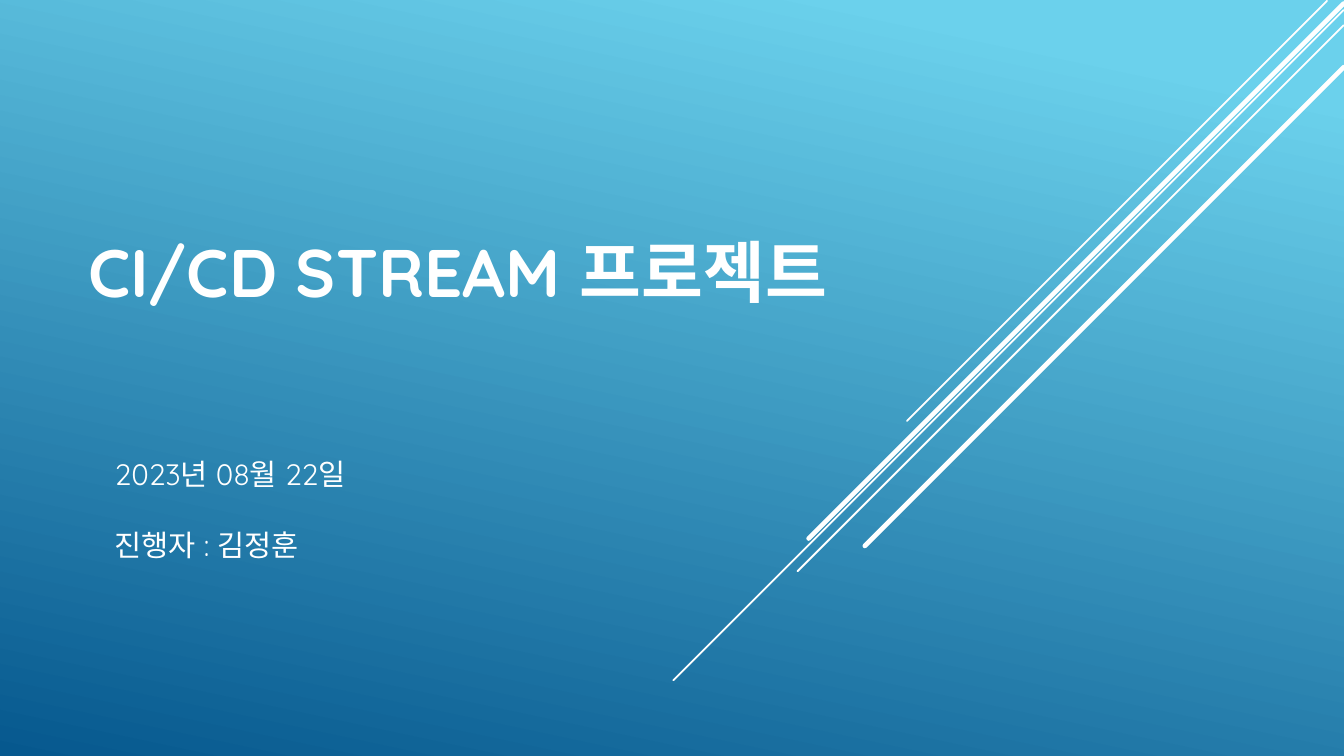
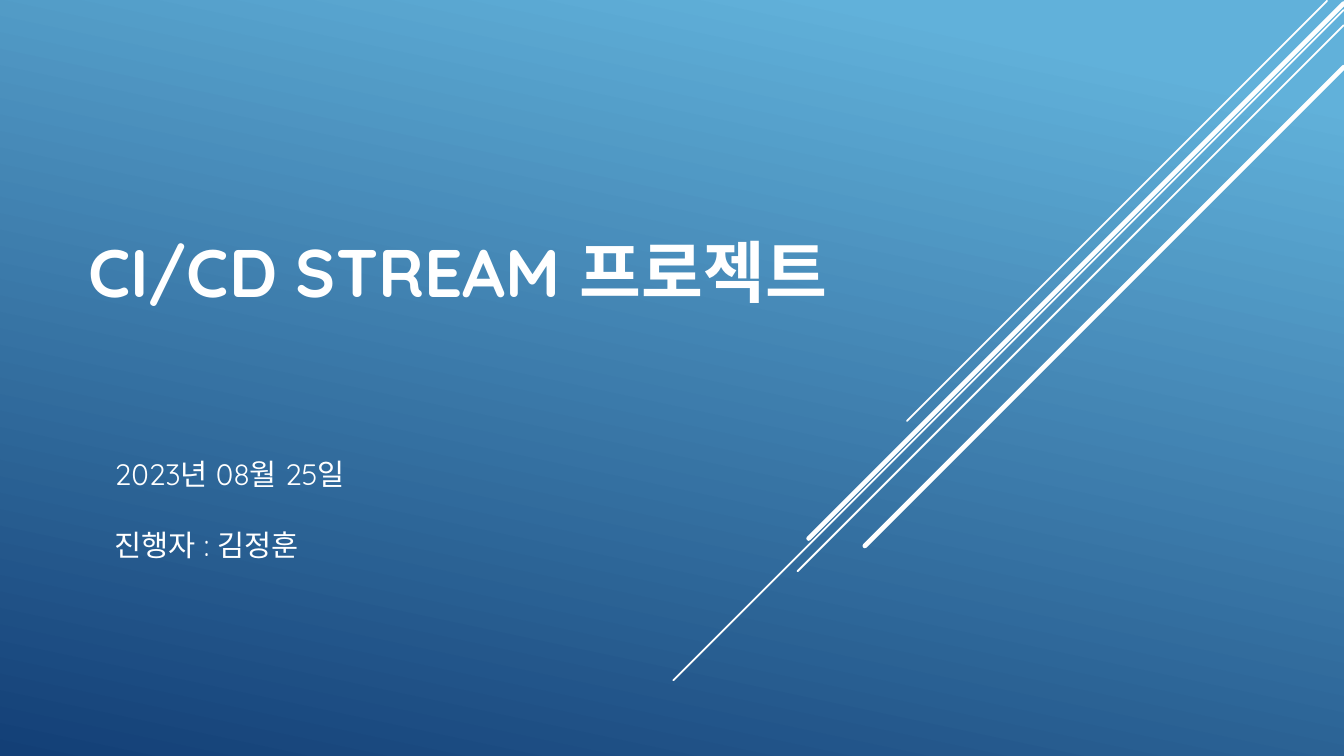
Before and after one commit to KimJeongHoon190/First_Project, a slide deck: slide 1 of 제출자료/최종 발표 프레젠테이션(김정훈).pptx. Drawn at 1344x756 pixels with LibreOffice and Linux fonts; fonts in the diff are those of the drawing. Boxes give left, top, right and bottom in pixels: in the first picture for what was removed or moved away, otherwise in the second. Text is boxed around its words. In the diff, an @@ line names an element or a change of style, - is before the commit and + after.

```diff
--- a/제출자료/최종 발표 프레젠테이션(김정훈).pptx
+++ b/제출자료/최종 발표 프레젠테이션(김정훈).pptx
@@ background gradient #6ED2EB to #06588E to gradient #62B1DA to #134077 @@
@@ subtitle at [115, 460, 345, 487]: text changed @@
-2023년 08월 22일
+2023년 08월 25일
```
Also in this commit, not shown: 15 other slides changed.
